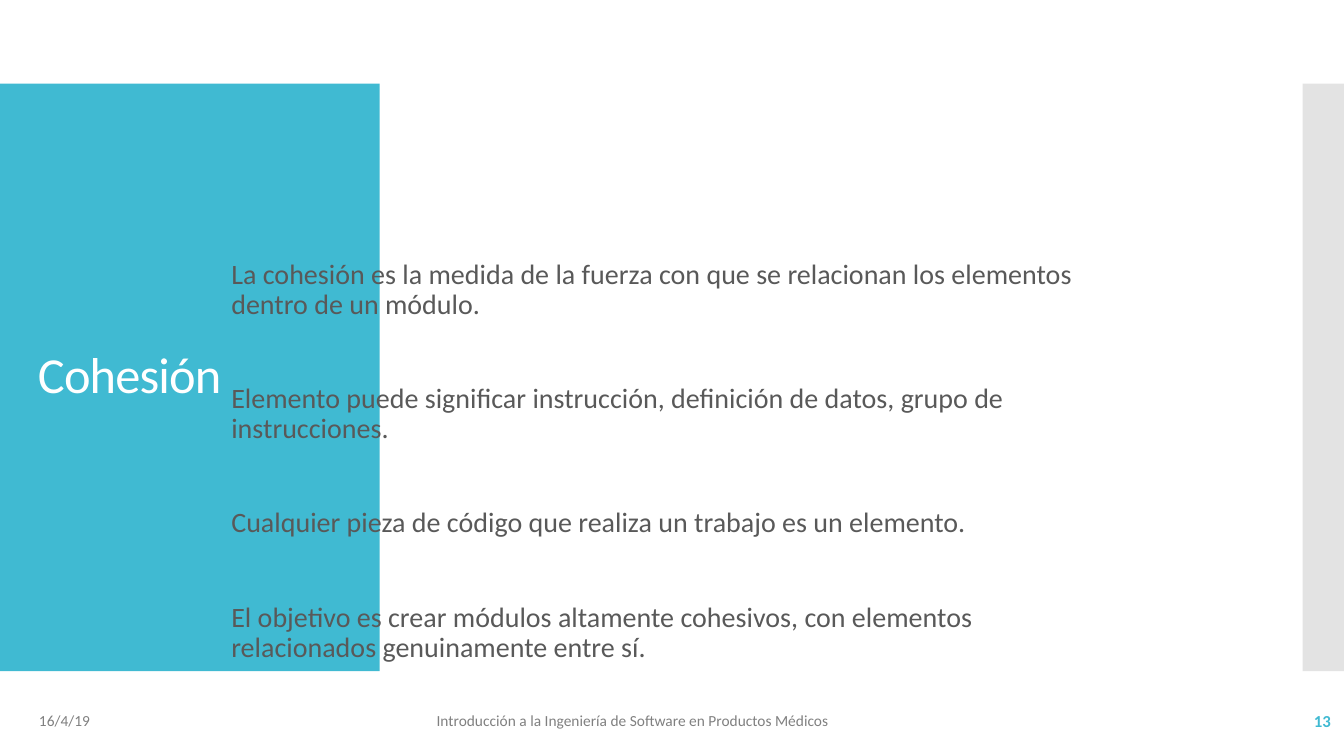
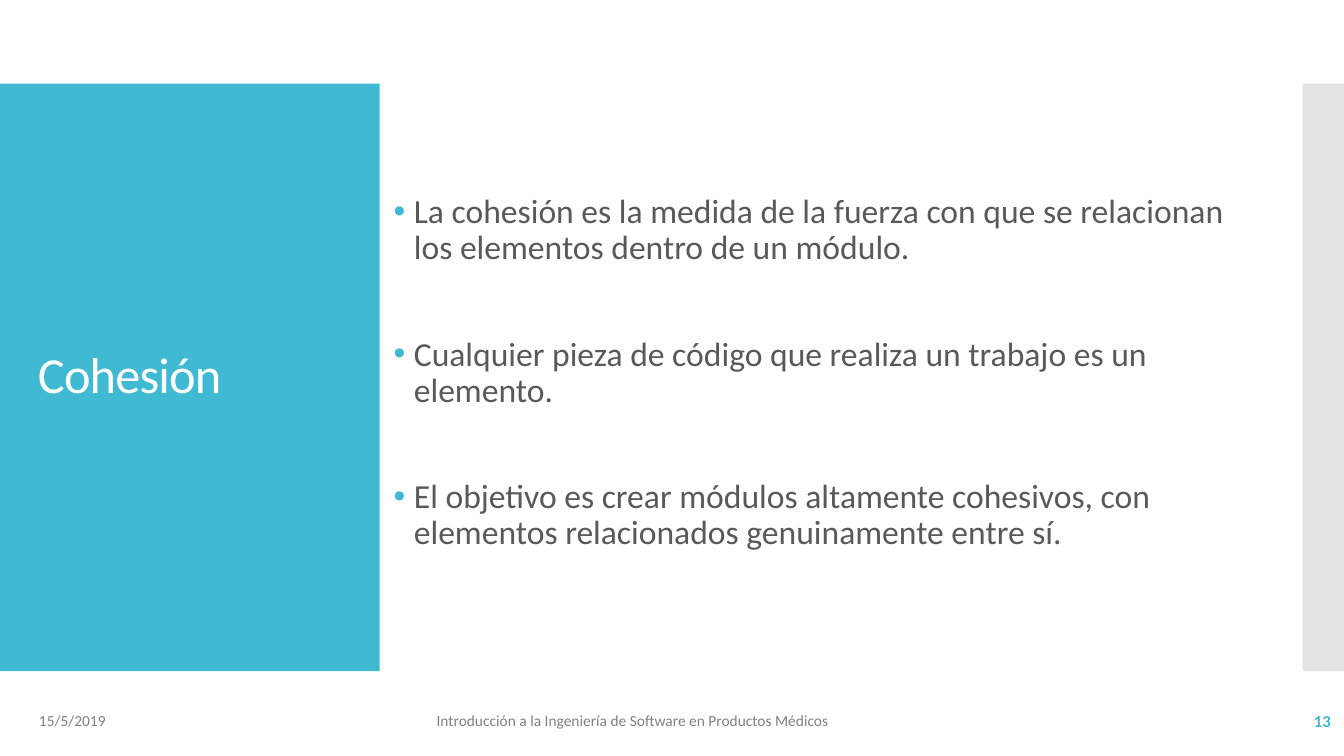
Before and after one commit to vvalotto/IS-en-Sistemas-Embebidos, a slide deck: slide 13 of 04 - IS - Mantenimiento .pptx. Drawn at 1344x756 pixels with LibreOffice and Linux fonts; fonts in the diff are those of the drawing. Boxes give left, top, right and bottom in pixels: in the first picture for what was removed or moved away, otherwise in the second. Text is boxed around its words. In the diff, an @@ line names an element or a change of style, - is before the commit and + after.

```diff
--- a/04 - IS - Mantenimiento .pptx
+++ b/04 - IS - Mantenimiento .pptx
@@ text "La cohesión es la medida ...": place and size @@
-text "La cohesión es la medida ..." at (231,261,1071,662)
+text "La cohesión es la medida ..." at (414,199,1223,550)
@@ text "La cohesión es la medida ..." at (414,199,1223,550): size 20 to 24 pt @@
@@ text at (231,385,1003,445): paragraph removed @@
-• Elemento puede significar instrucción, definición de datos, grupo de instrucciones.
@@ text at (39,715,106,727): text changed @@
-16/4/19
+15/5/2019
```
Also in this commit, not shown: 93 other slides changed, 1 slide added, 1 slide removed, 5 other files.
